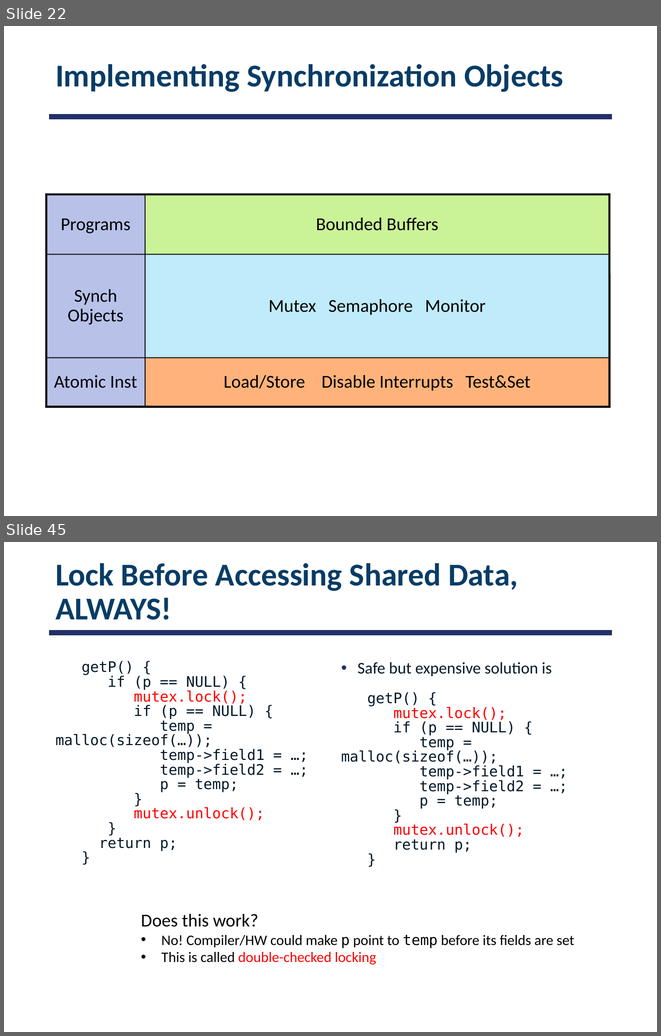
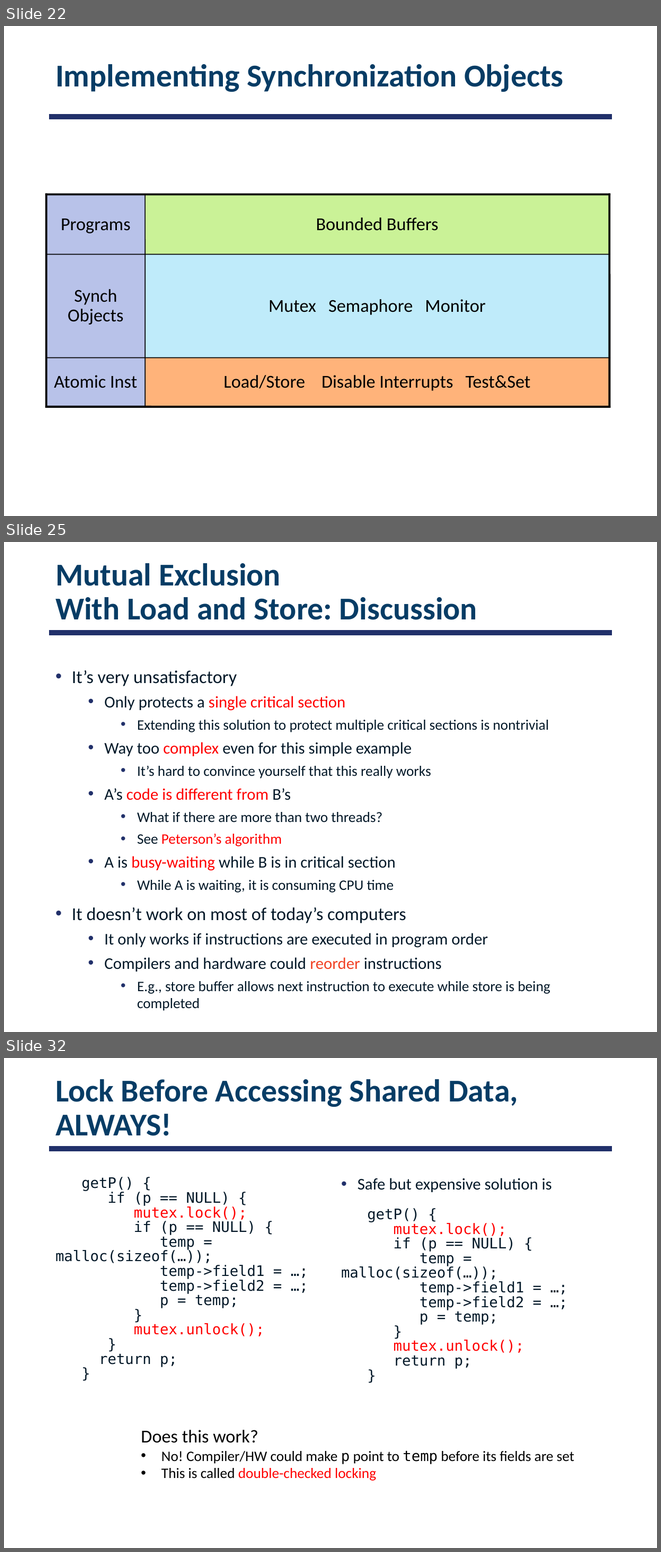
Before and after one commit to smajidzahedi/ECE350, a slide deck: Lectures/03-multithreaded.pptx. Shown one above the other, each under a label of ours: slides 22 and 45 before the commit, slides 22, 25 and 32 after it; the slides between them are not shown. The pictures are 661x1036 and 661x1552 pixels, drawn with LibreOffice and Linux fonts; fonts in the diff are those of the drawing. Boxes give left, top, right and bottom in pixels: in the first picture for what was removed or moved away, otherwise in the second. Text is boxed around its words. In the diff, an @@ line names an element or a change of style, - is before the commit and + after.

```diff
--- a/Lectures/03-multithreaded.pptx
+++ b/Lectures/03-multithreaded.pptx
@@ slide 25 added at bbox=[4, 542, 657, 1032], background #FFFFFF; not listed: 1 template element that a slide beside it also shows @@
@@ title added at bbox=[55, 563, 477, 620], 35 pt, text #073C65, bold @@
+Mutual Exclusion
+With Load and Store: Discussion
@@ text added at bbox=[72, 670, 550, 1011], 16 pt, text #031828 @@
+• It’s very unsatisfactory
+  • Only protects a single critical section
+    • Extending this solution to protect multiple critical sections is nontrivial
+  • Way too complex even for this simple example
+    • It’s hard to convince yourself that this really works
+  • A’s code is different from B’s
+    • What if there are more than two threads?
+    • See Peterson’s algorithm
+  • A is busy-waiting while B is in critical section
+    • While A is waiting, it is consuming CPU time
+• It doesn’t work on most of today’s computers
+  • It only works if instructions are executed in program order
+  • Compilers and hardware could reorder instructions
+    • E.g., store buffer allows next instruction to execute while store is being completed
@@ what was slide 45 is now slide 32 @@
```
Also in this commit, not shown: 15 slides changed, 7 other slides added, 1 other file.
